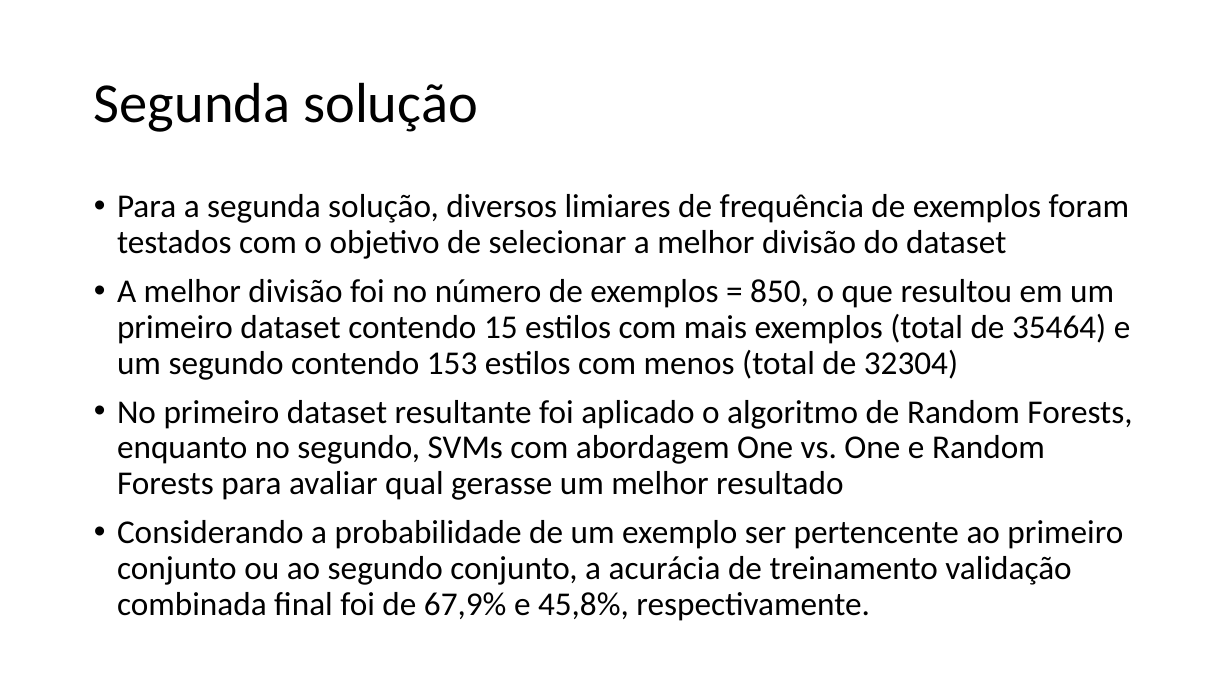
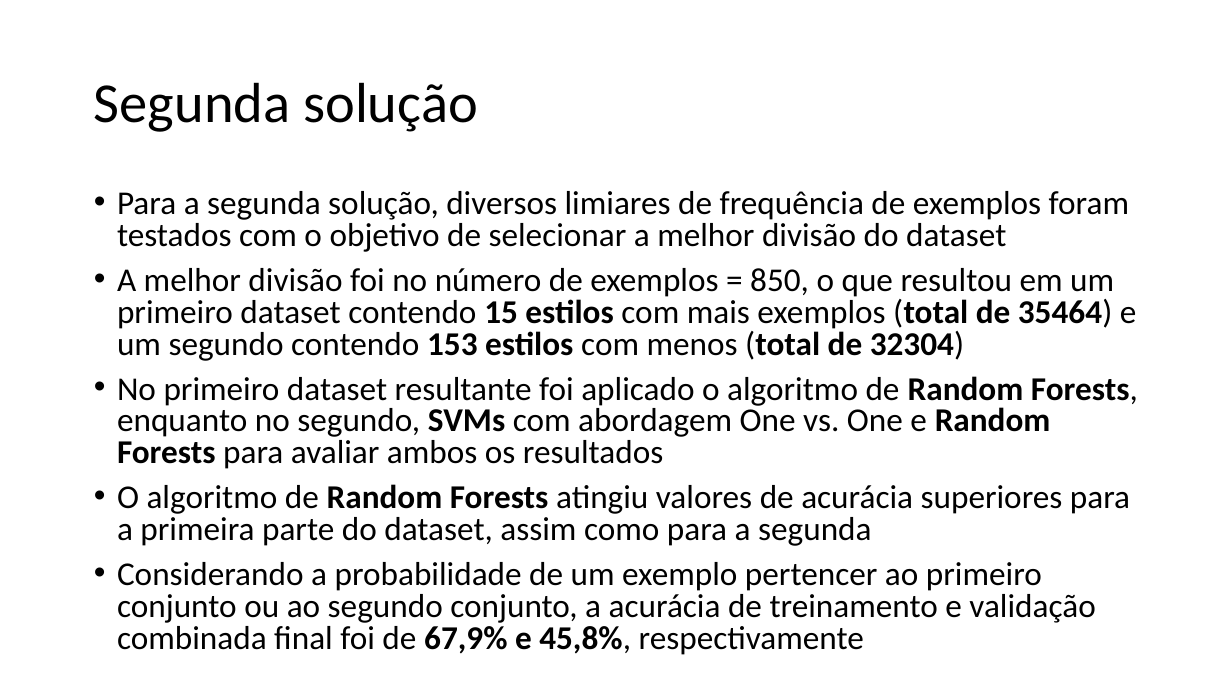
Before and after one commit to phzacarin/mo444_final_assignment, a slide deck: slide 6 of presentation_video.pptx. Drawn at 1232x693 pixels with LibreOffice and Linux fonts; fonts in the diff are those of the drawing. Boxes give left, top, right and bottom in pixels: in the first picture for what was removed or moved away, otherwise in the second. Text is boxed around its words. In the diff, an @@ line names an element or a change of style, - is before the commit and + after.

```diff
--- a/presentation_video.pptx
+++ b/presentation_video.pptx
@@ text at <box>117,191,1137,361</box>: bold on in "15 estilos (total de 35464) 153 estilos ..."; line spacing 0.9 to 0.8 @@
@@ text at <box>117,376,1138,655</box>: text changed @@
-• No primeiro dataset resultante foi aplicado o algoritmo de Random Forests, enquanto no segundo, SVMs com abordagem One vs. One e Random Forests para avaliar qual gerasse um melhor resultado
-• Considerando a probabilidade de um exemplo ser pertencente ao primeiro conjunto ou ao segundo conjunto, a acurácia de treinamento validação combinada final foi de 67,9% e 45,8%, respectivamente.
+• No primeiro dataset resultante foi aplicado o algoritmo de Random Forests, enquanto no segundo, SVMs com abordagem One vs. One e Random Forests para avaliar ambos os resultados
+• O algoritmo de Random Forests atingiu valores de acurácia superiores para a primeira parte do dataset, assim como para a segunda
+• Considerando a probabilidade de um exemplo pertencer ao primeiro conjunto ou ao segundo conjunto, a acurácia de treinamento e validação combinada final foi de 67,9% e 45,8%, respectivamente
```
Also in this commit, not shown: 6 other slides changed, 1 slide added, 5 other files.
